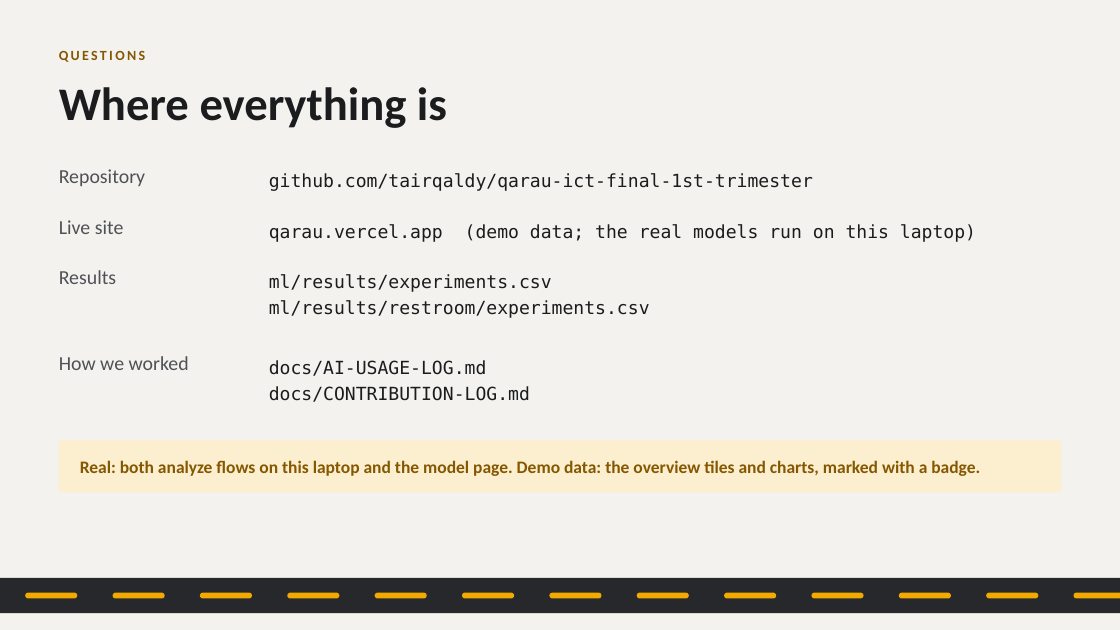
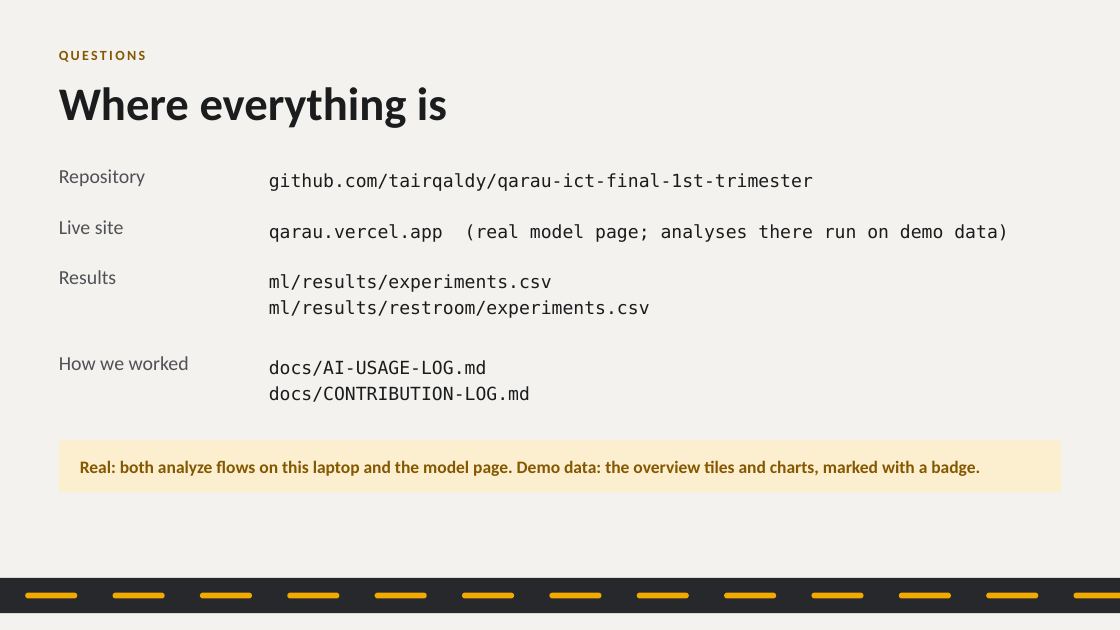
Before and after one commit to tairqaldy/jolscan-ict-final-1st-trimester, a slide deck: slide 12 of docs/deck/qarau-defense-deck.pptx. Drawn at 1120x630 pixels with LibreOffice and Linux fonts; fonts in the diff are those of the drawing. Boxes give left, top, right and bottom in pixels: in the first picture for what was removed or moved away, otherwise in the second. Text is boxed around its words. In the diff, an @@ line names an element or a change of style, - is before the commit and + after.

```diff
--- a/docs/deck/qarau-defense-deck.pptx
+++ b/docs/deck/qarau-defense-deck.pptx
@@ text at <box>269,224,1008,242</box>: text changed @@
-qarau.vercel.app (demo data; the real models run on this laptop)
+qarau.vercel.app (real model page; analyses there run on demo data)
```
Also in this commit, not shown: 5 other files.
